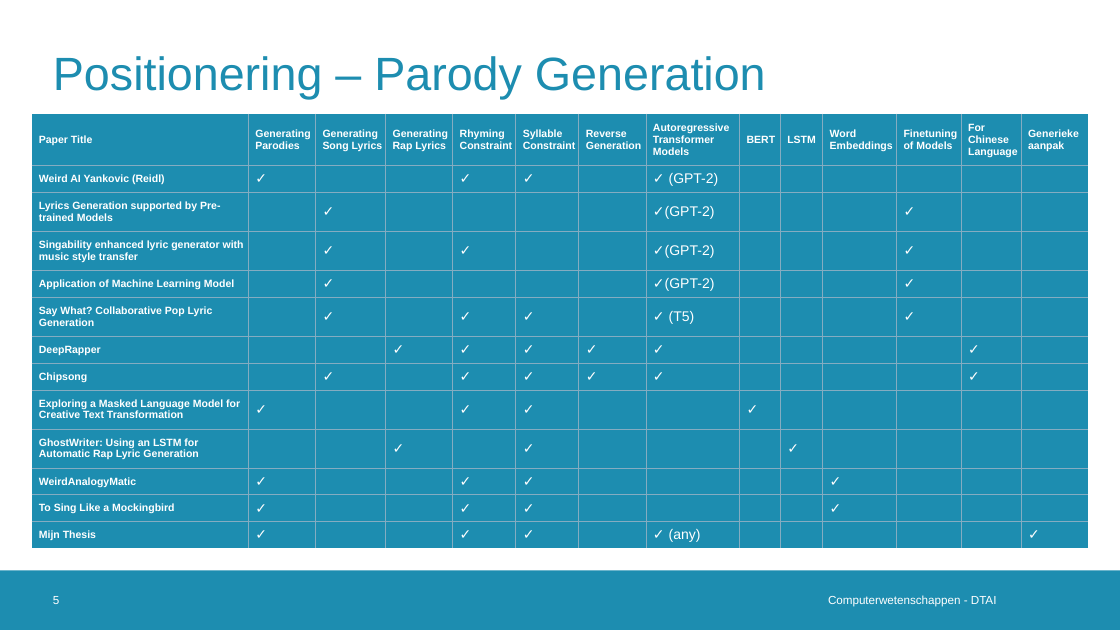
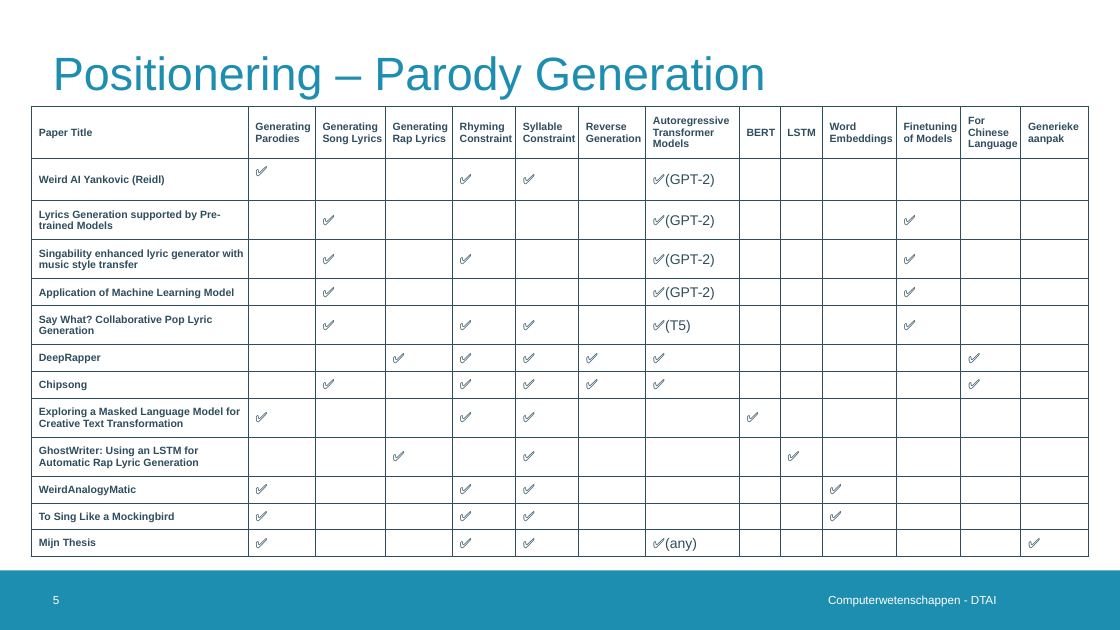
Before and after one commit to Alintermans/Thesis, a slide deck: slide 5 of Presentations/Third Intermediate Presentation/Presentation.pptx. Drawn at 1120x630 pixels with LibreOffice and Linux fonts; fonts in the diff are those of the drawing; background and template pictures are left out. Boxes give left, top, right and bottom in pixels: in the first picture for what was removed or moved away, otherwise in the second. Text is boxed around its words. In the diff, an @@ line names an element or a change of style, - is before the commit and + after.

```diff
--- a/Presentations/Third Intermediate Presentation/Presentation.pptx
+++ b/Presentations/Third Intermediate Presentation/Presentation.pptx
@@ table at box(32, 107, 1090, 566) @@
-row 2: Weird AI Yankovic (Reidl) | ✓ |  |  | ✓ | ✓ |  | ✓ (GPT-2) |  |  |  |  |  | 
+row 2: Weird AI Yankovic (Reidl) | ✅ |  |  | ✅ | ✅ |  | ✅(GPT-2) |  |  |  |  |  | 
-row 3: Lyrics Generation supported by Pre-trained Models |  | ✓ |  |  |  |  | ✓(GPT-2) |  |  |  | ✓ |  | 
+row 3: Lyrics Generation supported by Pre-trained Models |  | ✅ |  |  |  |  | ✅(GPT-2) |  |  |  | ✅ |  | 
-row 4: Singability enhanced lyric generator with music style transfer |  | ✓ |  | ✓ |  |  | ✓(GPT-2) |  |  |  | ✓ |  | 
+row 4: Singability enhanced lyric generator with music style transfer |  | ✅ |  | ✅ |  |  | ✅(GPT-2) |  |  |  | ✅ |  | 
-row 5: Application of Machine Learning Model |  | ✓ |  |  |  |  | ✓(GPT-2) |  |  |  | ✓ |  | 
+row 5: Application of Machine Learning Model |  | ✅ |  |  |  |  | ✅(GPT-2) |  |  |  | ✅ |  | 
-row 6: Say What? Collaborative Pop Lyric Generation |  | ✓ |  | ✓ | ✓ |  | ✓ (T5) |  |  |  | ✓ |  | 
+row 6: Say What? Collaborative Pop Lyric Generation |  | ✅ |  | ✅ | ✅ |  | ✅(T5) |  |  |  | ✅ |  | 
-row 7: DeepRapper |  |  | ✓ | ✓ | ✓ | ✓ | ✓ |  |  |  |  | ✓ | 
+row 7: DeepRapper |  |  | ✅ | ✅ | ✅ | ✅ | ✅ |  |  |  |  | ✅ | 
-row 8: Chipsong |  | ✓ |  | ✓ | ✓ | ✓ | ✓ |  |  |  |  | ✓ | 
+row 8: Chipsong |  | ✅ |  | ✅ | ✅ | ✅ | ✅ |  |  |  |  | ✅ | 
-row 9: Exploring a Masked Language Model for Creative Text Transformation | ✓ |  |  | ✓ | ✓ |  |  | ✓ |  |  |  |  | 
+row 9: Exploring a Masked Language Model for Creative Text Transformation | ✅ |  |  | ✅ | ✅ |  |  | ✅ |  |  |  |  | 
-row 10: GhostWriter: Using an LSTM for Automatic Rap Lyric Generation |  |  | ✓ |  | ✓ |  |  |  | ✓ |  |  |  | 
+row 10: GhostWriter: Using an LSTM for Automatic Rap Lyric Generation |  |  | ✅ |  | ✅ |  |  |  | ✅ |  |  |  | 
-row 11: WeirdAnalogyMatic | ✓ |  |  | ✓ | ✓ |  |  |  |  | ✓ |  |  | 
+row 11: WeirdAnalogyMatic | ✅ |  |  | ✅ | ✅ |  |  |  |  | ✅ |  |  | 
-row 12: To Sing Like a Mockingbird | ✓ |  |  | ✓ | ✓ |  |  |  |  | ✓ |  |  | 
+row 12: To Sing Like a Mockingbird | ✅ |  |  | ✅ | ✅ |  |  |  |  | ✅ |  |  | 
-row 13: Mijn Thesis | ✓ |  |  | ✓ | ✓ |  | ✓ (any) |  |  |  |  |  | ✓
+row 13: Mijn Thesis | ✅ |  |  | ✅ | ✅ |  | ✅(any) |  |  |  |  |  | ✅
@@ fill #1D8DB0 to none in 77 cells @@
@@ text colour #FFFFFF to #2F4D5D in "Paper Title", "Generating Parodies", "Generating Song Lyrics", "Generating Rap Lyrics" and 22 more places @@
@@ borders changed @@
@@ table: place and size @@
-table at box(32, 113, 1090, 556)
+table at box(32, 107, 1090, 566)
```
Also in this commit, not shown: 12 other slides changed, 1 slide removed, 2 other files.
